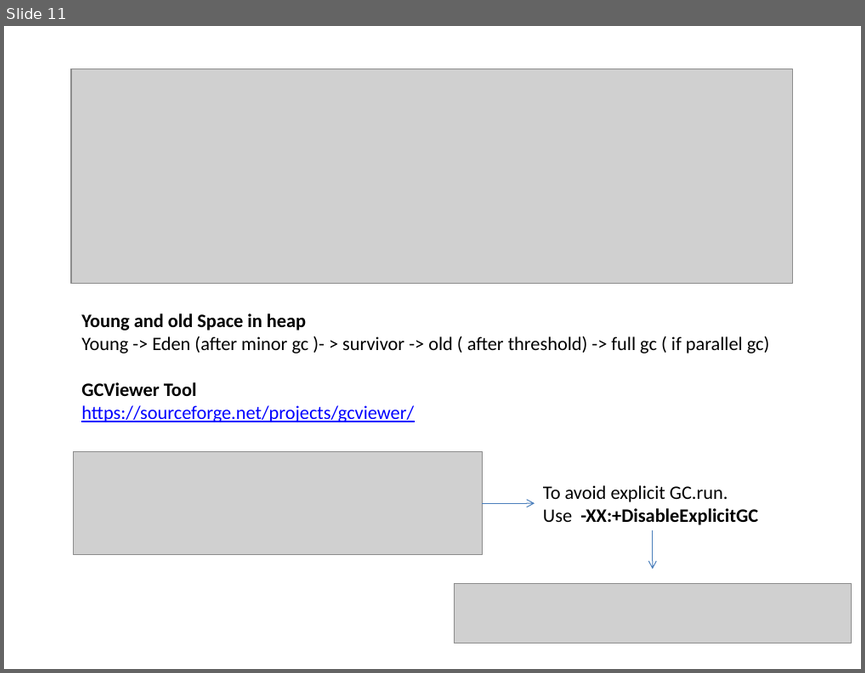
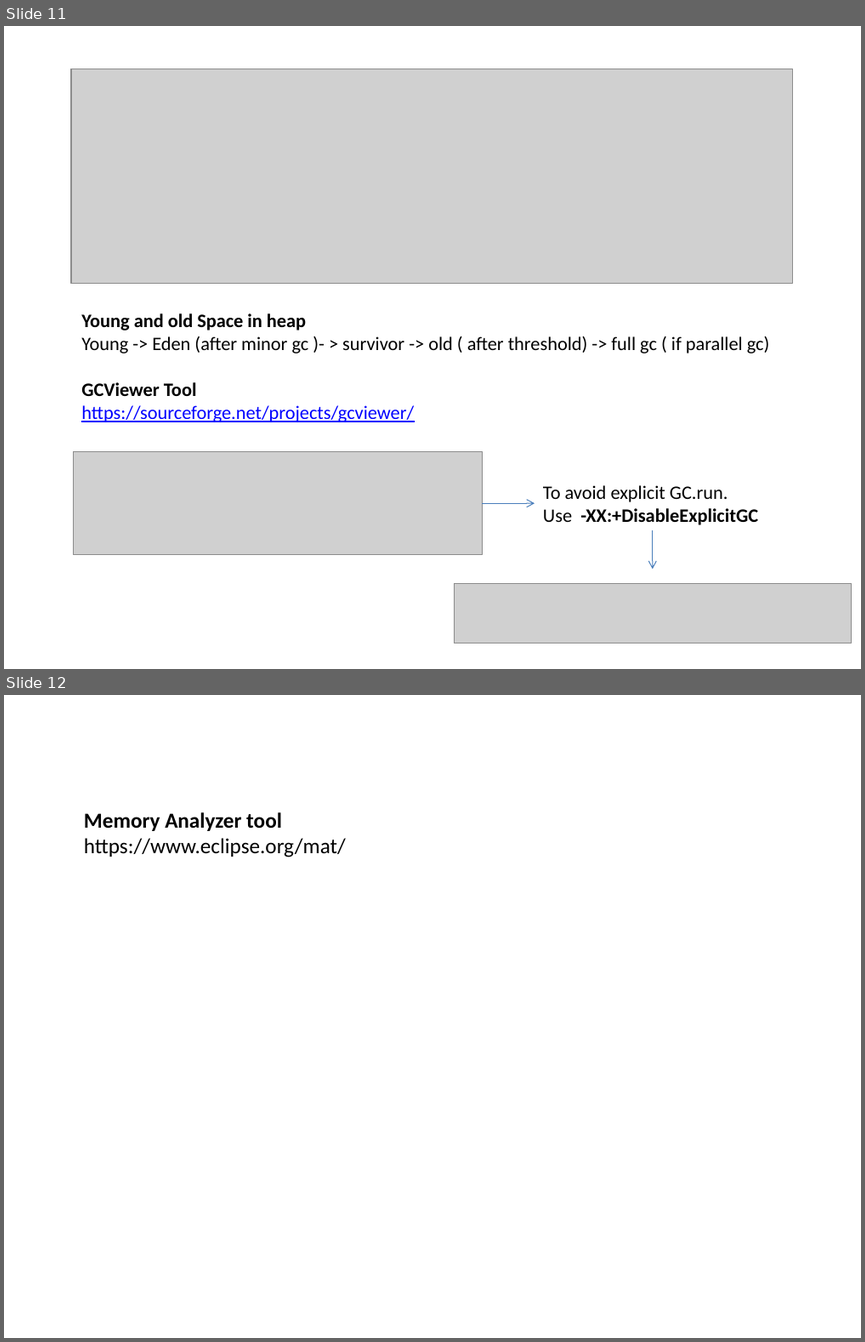
Before and after one commit to mdparthi/JavaPerformanceTuning, a slide deck: JPTInfo.pptx. Shown one above the other, each under a label of ours: slide 11 before the commit, slides 11 and 12 after it. The pictures are 865x673 and 865x1342 pixels, drawn with LibreOffice and Linux fonts; fonts in the diff are those of the drawing; grey boxes stand for pictures. Boxes give left, top, right and bottom in pixels: in the first picture for what was removed or moved away, otherwise in the second. Text is boxed around its words. In the diff, an @@ line names an element or a change of style, - is before the commit and + after.

```diff
--- a/JPTInfo.pptx
+++ b/JPTInfo.pptx
@@ slide 12 added at bbox=[4, 695, 861, 1338], background #FFFFFF @@
@@ text added at bbox=[84, 812, 346, 857], 18 pt, text #000000 @@
+Memory Analyzer tool
+https://www.eclipse.org/mat/
```
Also in this commit, not shown: 32 other files.
